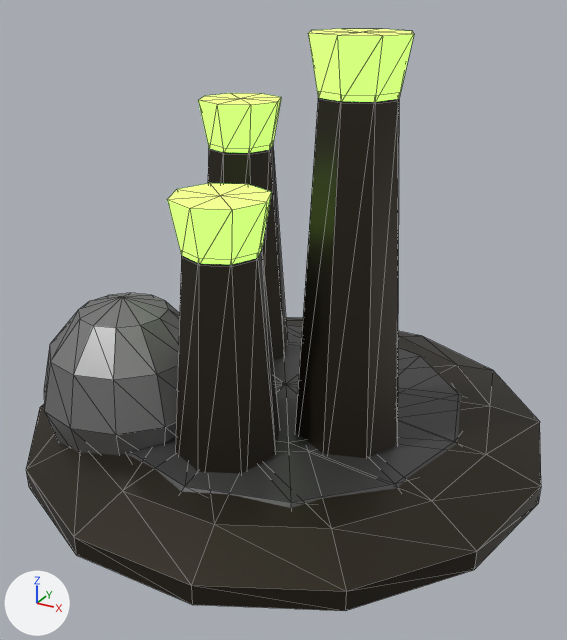
One commit to the glTF model godot/assets/models/bl_vent.glb: the scene before it, then after it.
Camera for both pictures: a 50 mm camera at (35.9, -65.8, 48.4) aimed at (0.8, -2.0, 16.5). The lights are fixed; the arrows at lower left show +X, +Y and +Z. The picture after the commit comes second. Mesh edges are drawn as thin lines. Vertices at exactly the same position are counted once.

Script lines for the objects in view, before the commit:
```python
me_bodymesh = bpy.data.meshes.new('bodyMesh')
me_bodymesh.from_pydata(...)  # 399 vertices, 680 faces; spans x -27.5..27.5, y -26.8..26.8, z -1.3..44.2
# faces by material slot: [264, 120, 176, 120]
me_bodymesh.materials.append(mat_chitindark)  # brown #3a342b
me_bodymesh.materials.append(mat_teamdark)  # dark grey #5a5a5a
me_bodymesh.materials.append(mat_bile)  # green #b6ff6a, glowing green #b6ff6a
me_bodymesh.materials.append(mat_team)  # grey #8f8f8f
ob_body = bpy.data.objects.new('body', me_bodymesh)
ob_body.location = (0.0, 0.0, 0.0)
```
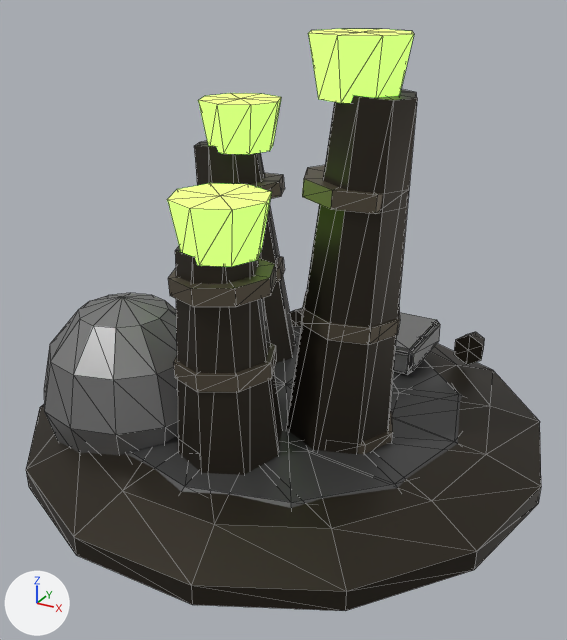
The change in detail:
Material 'Chitin' (mat_chitin) is new.
Its base color is (0.153, 0.127, 0.0908) (brown #6d6455).
Its metallic is 0.7.
Its roughness is 0.42.
me_bodymesh is used by ob_body; location (0.0, 0.0, 0.0).
me_bodymesh had 399 vertices, 680 faces and spanned x -27.5..27.5, y -26.8..26.8, z -1.3..44.2.
me_bodymesh now has 639 vertices, 1108 faces and spans x -27.5..27.5, y -26.8..26.8, z -1.3..44.2.
me_bodymesh part 1: the loose piece of 18 vertices spanning x -14.7..-3.2, y 0.6..12.2, z 0.0..32.0 is turned -6.9 degrees about the y axis through its middle.
me_bodymesh part 2: the loose piece of 18 vertices spanning x 3.2..14.7, y -9.6..1.9, z 0.0..39.7 is turned 4.6 degrees about the y axis through its middle.
me_bodymesh part 3: a new loose piece, a 6-sided cut cone along y (radius 1.9 at the low end, 1.3 at the high end) spanning x -10.0..-6.7, y 17.9..20.5, z 4.5..8.3, in mat_chitindark (brown #3a342b).
me_bodymesh part 4: a new loose piece, a 6-sided cut cone along y (radius 1.9 at the low end, 1.3 at the high end) spanning x 13.1..16.4, y 17.9..20.5, z 6.0..9.8, in mat_chitindark (brown #3a342b).
me_bodymesh part 5: the loose piece of 20 vertices spanning x -5.8..5.8, y -17.3..-5.8, z 0.0..26.9 is rebuilt with 18 vertices and now spans x -5.1..6.4, y -17.3..-5.8, z -0.3..27.0.
Part 6, on me_bodymesh:
99 vertices are added at x -13.8..13.7, y -16.3..19.2, z 6.5..31.1.
22 new vertices lie (0.1, 0.0, 1.6) away from vertices in x 4.1..13.7, y -8.6..1.0, z 6.5..31.1.
6 new vertices lie (0.0, 4.8, 0.0) away from vertices in x 8.9..9.0, y -8.6, z 6.9..32.3.
21 new vertices lie (0.2, 0.0, -1.6) away from vertices in x -13.8..-5.7, y 1.6..11.2, z 7.9..28.1.
6 new vertices lie (0.0, 4.8, 0.0) away from vertices in x -9.1..-8.9, y 1.6, z 6.9..27.7.
12 new vertices lie (0.0, 0.0, 1.6) away from vertices in x -4.8..4.8, y -16.3..-6.7, z 6.6..23.2.
6 new vertices lie (0.0, 4.8, 0.0) away from vertices in x 0.0, y -16.3, z 6.9..24.6.
8 new vertices lie (13.1, 0.0, 0.0) away from vertices in x -2.7, y 9.0..19.2, z 7.4..10.6.
6 new vertices lie (0.1, 0.0, -1.6) away from vertices in x -3.4, y -14.9..-8.1, z 8.3..24.4.
288 new faces join them, mat_chitin (brown #6d6455).
44 new faces join them, mat_team (grey #8f8f8f).
Other edits to the shape of me_bodymesh do not show in these pictures.
me_bodymesh gains material mat_chitin (brown #6d6455).

Changed parts and their boxes (x1, y1, x2, y2) in the pictures (567 x 640 px; the box of a moved part takes in the faces that stretch with it):
part 1 of me_bodymesh, moved or reshaped
    before: (208, 146, 288, 360)
    after: (194, 141, 296, 363)
part 2 of me_bodymesh, moved or reshaped
    before: (295, 97, 399, 458)
    after: (286, 89, 417, 454)
part 3 of me_bodymesh, added (mostly hidden)
    after: (290, 308, 302, 325)
part 4 of me_bodymesh, added
    after: (454, 332, 485, 364)
part 5 of me_bodymesh, rebuilt
    before: (175, 249, 279, 474)
    after: (175, 246, 282, 475)
part 6 of me_bodymesh, added
    after: (168, 165, 440, 454)
